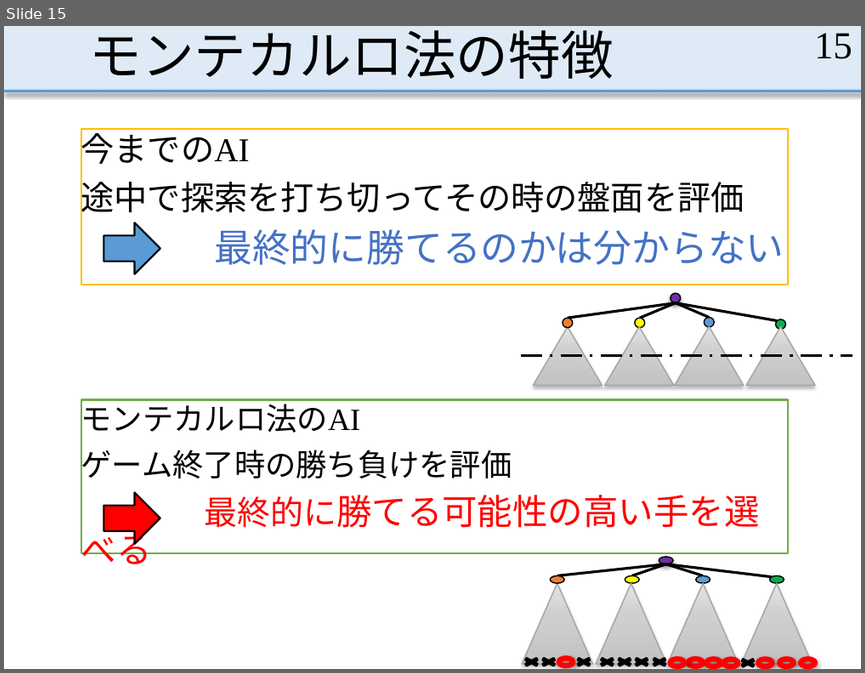
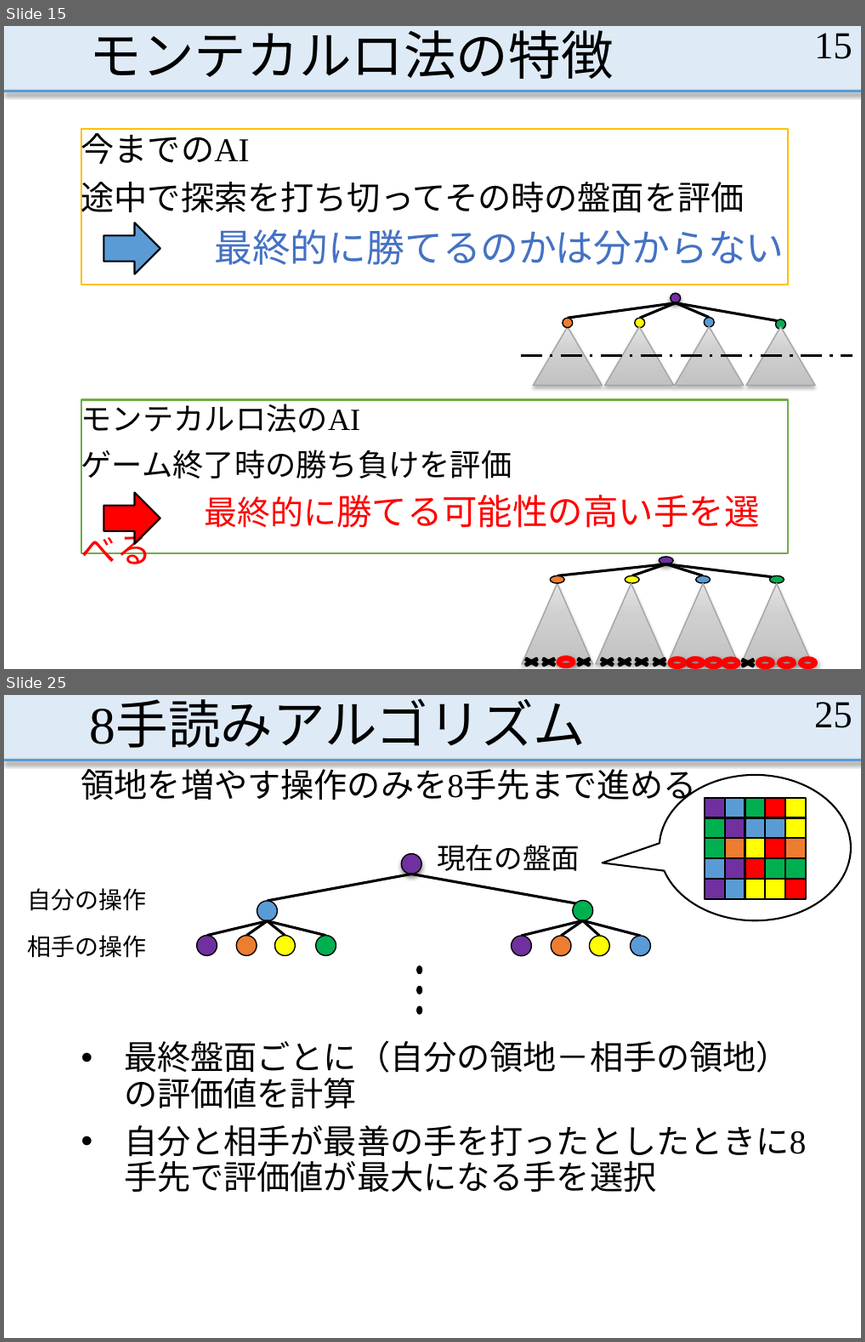
Before and after one commit to MasayaOda/SR, a slide deck: 中間発表1210.pptx. Shown one above the other, each under a label of ours: slide 15 before the commit, slides 15 and 25 after it; the slides between them are not shown. The pictures are 865x673 and 865x1342 pixels, drawn with LibreOffice and Linux fonts; fonts in the diff are those of the drawing. Boxes give left, top, right and bottom in pixels: in the first picture for what was removed or moved away, otherwise in the second. Text is boxed around its words. In the diff, an @@ line names an element or a change of style, - is before the commit and + after.

```diff
--- a/中間発表1210.pptx
+++ b/中間発表1210.pptx
@@ slide 25 added at bbox=[4, 695, 861, 1338], background #FFFFFF; not listed: 2 template elements that a slide beside it also shows @@
@@ title added at bbox=[90, 703, 585, 748], 44 pt, text #000000 @@
+8手読みアルゴリズム
@@ page number added at bbox=[814, 702, 852, 728], 32 pt, text #000000 @@
+25
@@ text added at bbox=[81, 763, 697, 806], 28 pt, text #000000 @@
+領地を増やす操作のみを8手先まで進める
@@ text added at bbox=[437, 844, 579, 871], 24 pt, text #000000 @@
+現在の盤面
@@ ellipse added at bbox=[402, 853, 422, 874], fill #7030A0, outline #000000 1 pt @@
@@ text added at bbox=[27, 888, 146, 911], 20 pt, text #000000 @@
+自分の操作
@@ line added from (267, 901) to (411, 874), #000000 2.25 pt @@
@@ line added from (575, 903) to (411, 874), #000000 2.25 pt @@
@@ group added at bbox=[659, 775, 851, 920]: 25 rectangles, 1 speech bubble @@
@@ line added from (267, 921) to (207, 935), #000000 2.25 pt @@
@@ line added from (267, 921) to (246, 935), #000000 2.25 pt @@
@@ ellipse added at bbox=[256, 901, 278, 921], fill #5B9BD5, outline #000000 1 pt @@
@@ line added from (267, 921) to (285, 935), #000000 2.25 pt @@
@@ line added from (267, 921) to (326, 935), #000000 2.25 pt @@
@@ line added from (582, 920) to (522, 936), #000000 2.25 pt @@
@@ line added from (582, 920) to (561, 936), #000000 2.25 pt @@
@@ ellipse added at bbox=[573, 901, 594, 921], fill #00B050, outline #000000 1 pt @@
@@ line added from (582, 920) to (600, 936), #000000 2.25 pt @@
@@ line added from (582, 920) to (641, 936), #000000 2.25 pt @@
@@ text added at bbox=[28, 935, 147, 958], 20 pt, text #000000 @@
+相手の操作
@@ ellipse added at bbox=[197, 935, 217, 955], fill #7030A0, outline #000000 1 pt @@
@@ ellipse added at bbox=[236, 935, 256, 955], fill #ED7D31, outline #000000 1 pt @@
@@ ellipse added at bbox=[275, 935, 296, 955], fill #FFFF00, outline #000000 1 pt @@
@@ ellipse added at bbox=[316, 935, 336, 955], fill #00B050, outline #000000 1 pt @@
@@ ellipse added at bbox=[511, 936, 532, 956], fill #7030A0, outline #000000 1 pt @@
@@ ellipse added at bbox=[551, 936, 571, 956], fill #ED7D31, outline #000000 1 pt @@
@@ ellipse added at bbox=[589, 936, 610, 956], fill #FFFF00, outline #000000 1 pt @@
@@ ellipse added at bbox=[630, 936, 651, 956], fill #5B9BD5, outline #000000 1 pt @@
@@ ellipse added at bbox=[417, 967, 421, 974], fill #000000, outline #000000 1.5 pt @@
@@ ellipse added at bbox=[417, 987, 421, 993], fill #000000, outline #000000 1.5 pt @@
@@ ellipse added at bbox=[417, 1007, 421, 1014], fill #000000, outline #000000 1.5 pt @@
@@ text added at bbox=[124, 1040, 806, 1163], 28 pt, text #000000 @@
+• 最終盤面ごとに（自分の領地－相手の領地）の評価値を計算
+• 自分と相手が最善の手を打ったとしたときに8手先で評価値が最大になる手を選択
```
Also in this commit, not shown: 9 slides changed, 8 other slides added.
